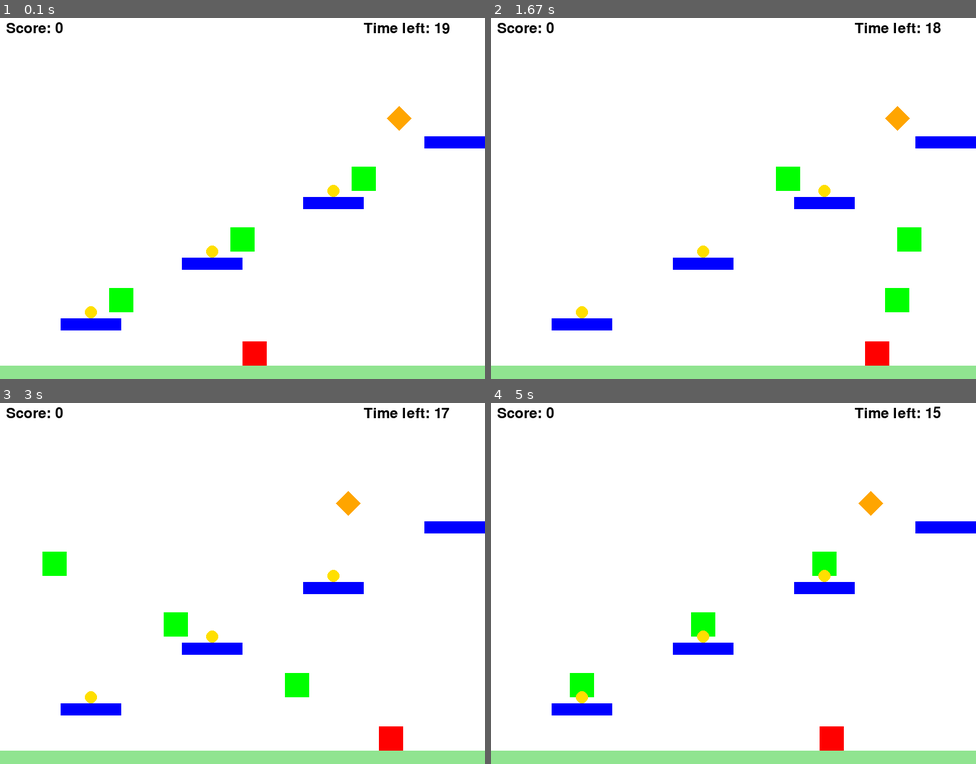
Above: before the commit, frames 1-4 (two rows, left to right).
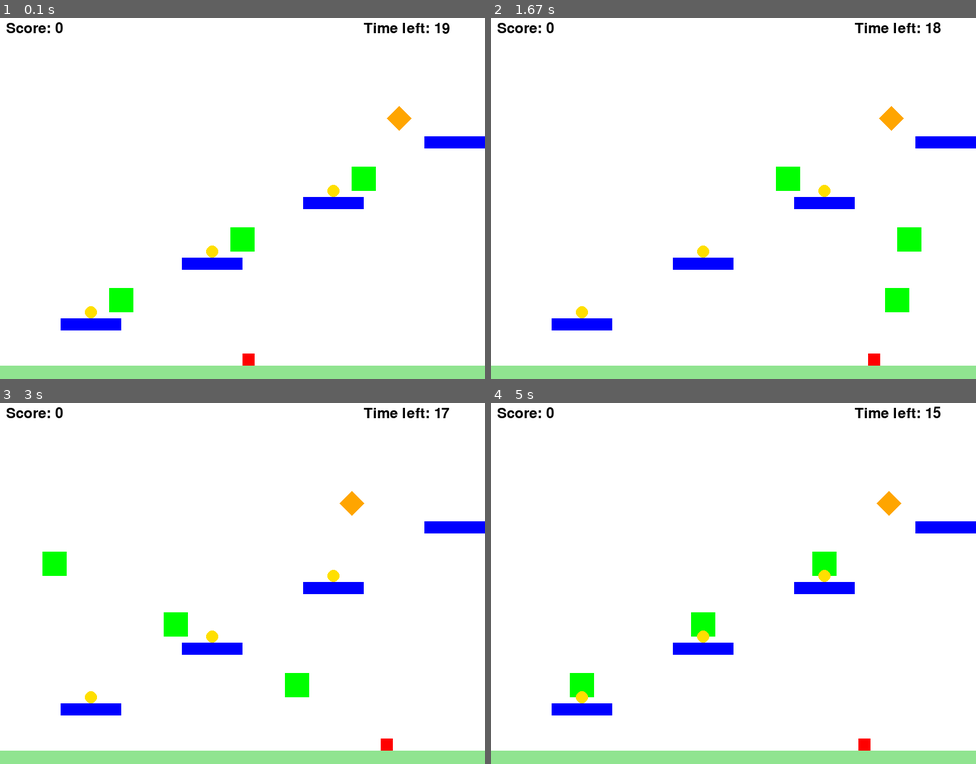
Above: after the commit, the same moments.

Repository: hwangyujo/pygamecode
Game: pygame game, started from jumpjump.py
Two runs of this game, one before a commit and one after it. Both use one fixed random seed, a clock stepped at 60 frames per second and the inputs below.
Inputs:
- Up to frame 1 (0.1 s): no input
- Up to frame 2 (1.67 s): hold Right 0.33-0.8 s; hold Right 0.83-1.3 s; hold Left from 1.33 s (still down)
- Up to frame 3 (3 s): release Left at 1.87 s; hold Left 1.9-2.3 s; hold Right 2.33-2.97 s
- Up to frame 4 (5 s): hold Left 3-3.47 s; hold Right 3.5-3.97 s; hold Right 4-4.47 s; hold Left from 4.5 s (still down)

The runs differ from the first frame. In frame 1, 0.3% of the frame differs, in the area x 50-55%, y 89-97%; in frame 2, 0.4%; in frame 3, 0.3%; in frame 4, 0.7%, in the area x 67-85%, y 24-97%.

Commit message:
합본 수정 수정 수정 수정 수정 수정 수정

Diff:
--- a/jumpjump.py
+++ b/jumpjump.py
@@ -20,11 +20,11 @@
 ORANGE = (255, 165, 0)  # 새로운 적 색깔
 
 # 캐릭터 속성 설정
-character_width, character_height = 40, 40
+character_width, character_height = 20, 20
 character_x, character_y = SCREEN_WIDTH // 2, SCREEN_HEIGHT - character_height * 2
-character_speed = 7.5
+character_speed = 6
 jump_speed = 20
-gravity = 1.25
+gravity = 1.4
 
 # 바닥 속성 설정
 floor_height = 22  # 바닥 두께
